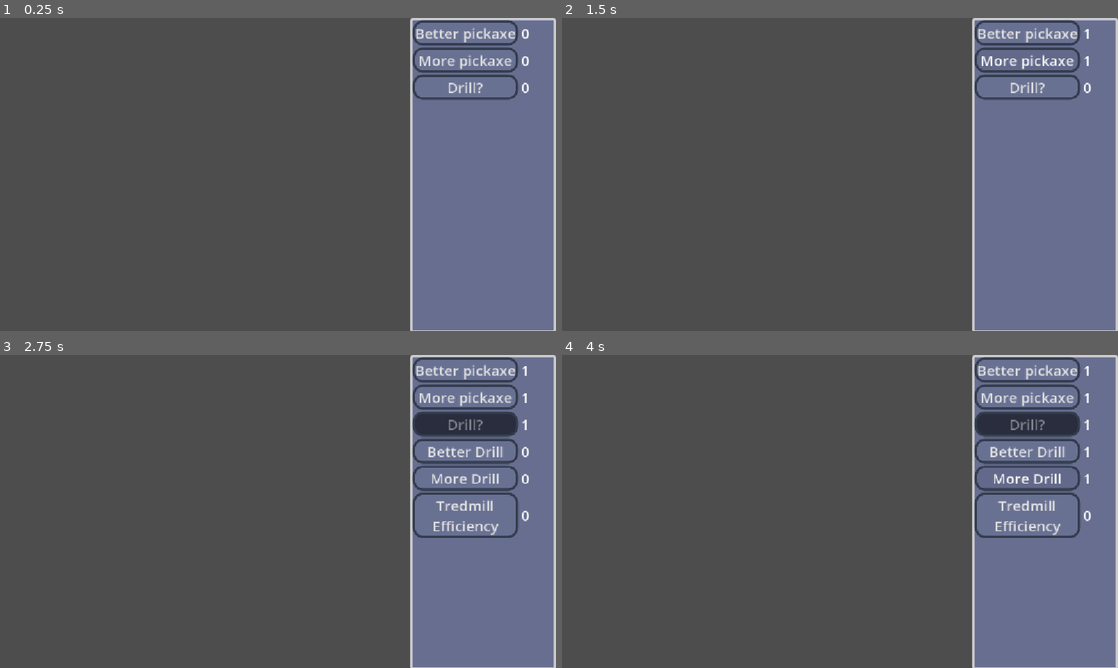
Above: before the commit, frames 1-4 (two rows, left to right).
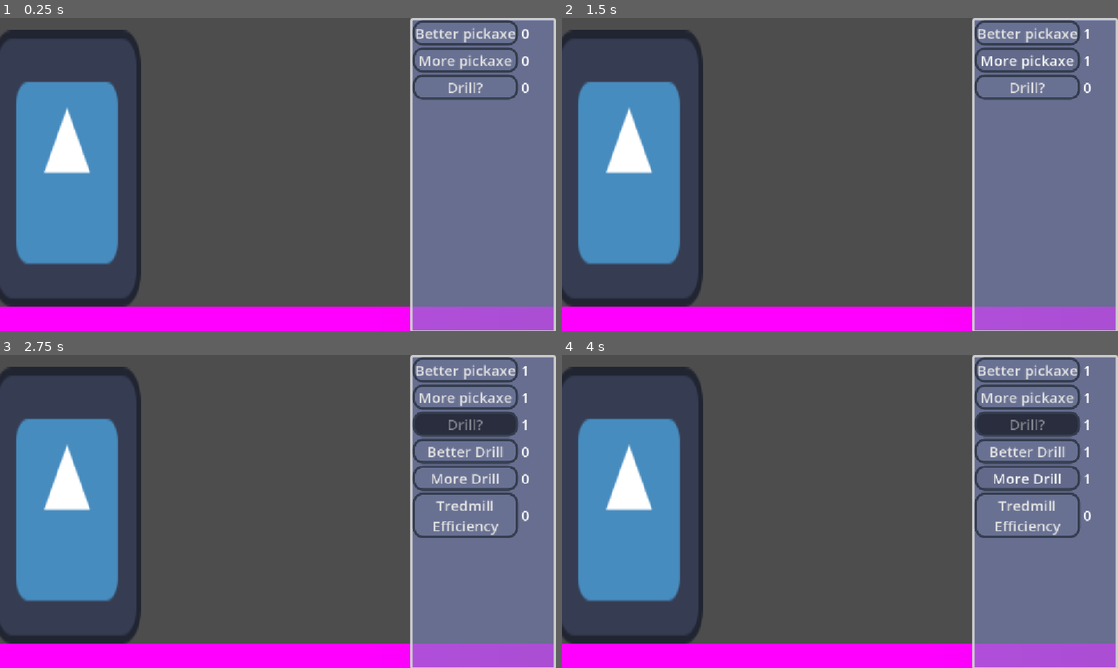
Above: after the commit, the same moments.

Repository: L99proof/jame-gam-game
Game: Godot game, scene res://world.tscn
The game is run twice, just before and just after one commit, with the same random seed, the same clock (stepped at 60 frames per second) and the same inputs. The engine's default icon, where the game draws it, is replaced by a stand-in: a white triangle on a blue panel in a dark square.
Inputs:
- Up to frame 1 (0.25 s): no input
- Up to frame 2 (1.5 s): click "Better pickaxe" at 0.5 s; click "More pickaxe" at 1.25 s
- Up to frame 3 (2.75 s): click "Drill?" at 2 s
- Up to frame 4 (4 s): click "Better Drill" at 2.75 s; click "More Drill" at 3.5 s

The runs differ from the first frame. In frame 1, 21% of the frame differs, in the area x 0-100%, y 3-100%; in frame 2, 21%; in frame 3, 21%; in frame 4, 21%.

Commit message:
made stuff

Diff:
--- /dev/null
+++ b/camera_2d.gd
@@ -0,0 +1,11 @@
+extends Camera2D
+
+
+# Called when the node enters the scene tree for the first time.
+func _ready() -> void:
+	pass # Replace with function body.
+
+
+# Called every frame. 'delta' is the elapsed time since the previous frame.
+func _process(delta: float) -> void:
+	pass
--- a/project.godot
+++ b/project.godot
@@ -28,6 +28,14 @@
 
 enabled=PackedStringArray("res://addons/godot_super-wakatime/plugin.cfg")
 
+[input]
+
+mouse_click={
+"deadzone": 0.2,
+"events": [Object(InputEventMouseButton,"resource_local_to_scene":false,"resource_name":"","device":-1,"window_id":0,"alt_pressed":false,"shift_pressed":false,"ctrl_pressed":false,"meta_pressed":false,"button_mask":0,"position":Vector2(0, 0),"global_position":Vector2(0, 0),"factor":1.0,"button_index":1,"canceled":false,"pressed":false,"double_click":false,"script":null)
+]
+}
+
 [physics]
 
 3d/physics_engine="Jolt Physics"
--- a/world.tscn
+++ b/world.tscn
@@ -1,13 +1,39 @@
 [gd_scene format=3 uid="uid://ckavqb25bdaul"]
 
 [ext_resource type="PackedScene" uid="uid://djf7keuxeyyoh" path="res://scenes/ui.tscn" id="1_f3sb7"]
+[ext_resource type="Script" uid="uid://boa5scnw8xkf7" path="res://camera_2d.gd" id="1_fj7yv"]
+[ext_resource type="Texture2D" uid="uid://4q335xxs2p" path="res://sprites/icon.svg" id="3_tlwt5"]
+
+[sub_resource type="RectangleShape2D" id="RectangleShape2D_vddbn"]
+size = Vector2(5176, 388)
+
+[sub_resource type="PlaceholderTexture2D" id="PlaceholderTexture2D_jmv0p"]
 
 [node name="World" type="Node2D" unique_id=2085603094]
 
 [node name="Camera2D" type="Camera2D" parent="." unique_id=1013682925]
+position = Vector2(55, -274)
+script = ExtResource("1_fj7yv")
 
 [node name="UI" parent="Camera2D" unique_id=464854239 instance=ExtResource("1_f3sb7")]
+z_index = 100
 offset_left = 274.0
 offset_top = -324.0
 offset_right = 274.0
 offset_bottom = -324.0
+
+[node name="solid" type="StaticBody2D" parent="." unique_id=2057744706]
+
+[node name="floor" type="CollisionShape2D" parent="solid" unique_id=1146851482]
+position = Vector2(240, 194)
+shape = SubResource("RectangleShape2D_vddbn")
+
+[node name="floorSprite" type="Sprite2D" parent="solid/floor" unique_id=1418521922]
+position = Vector2(-3.993511e-06, 0.50001526)
+scale = Vector2(5176, 387.00003)
+texture = SubResource("PlaceholderTexture2D_jmv0p")
+
+[node name="big guy" type="Sprite2D" parent="." unique_id=1163431889]
+position = Vector2(-382, -286.5)
+scale = Vector2(2.3906252, 4.4765625)
+texture = ExtResource("3_tlwt5")
Not shown, added: camera_2d.gd.uid
